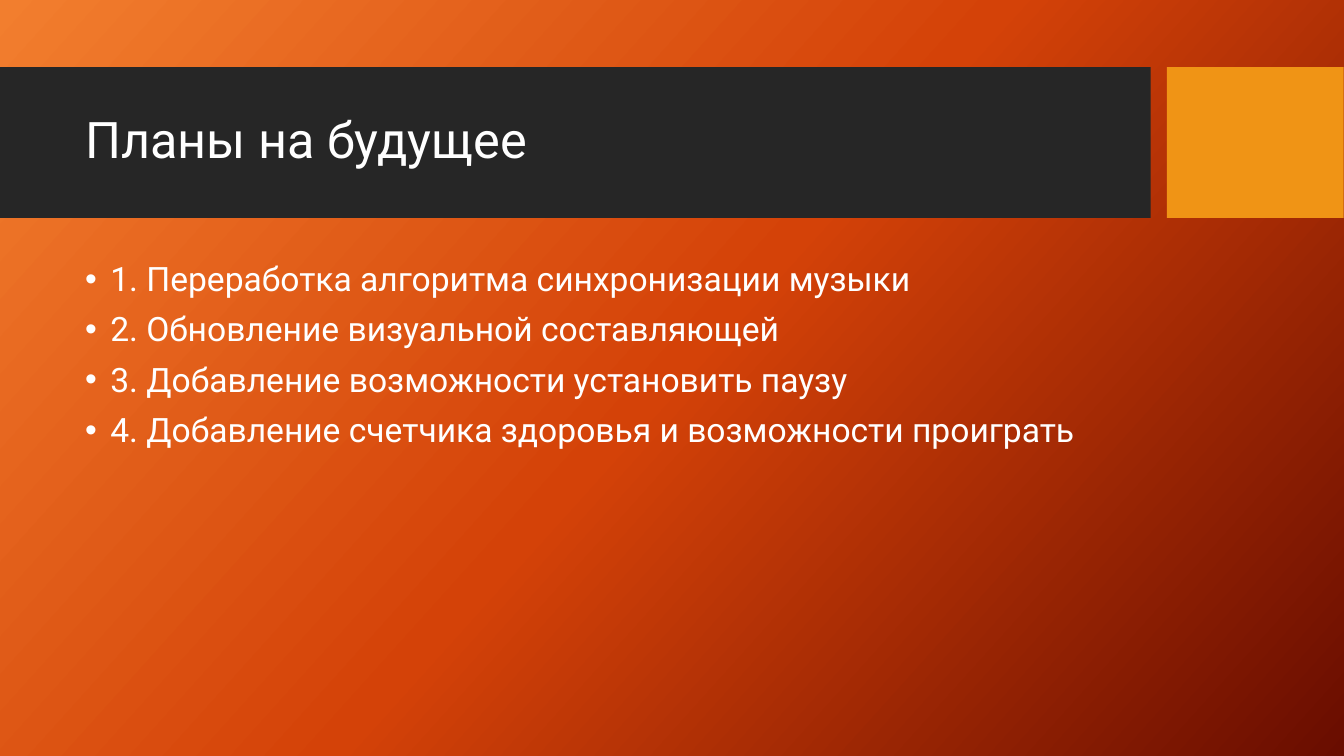
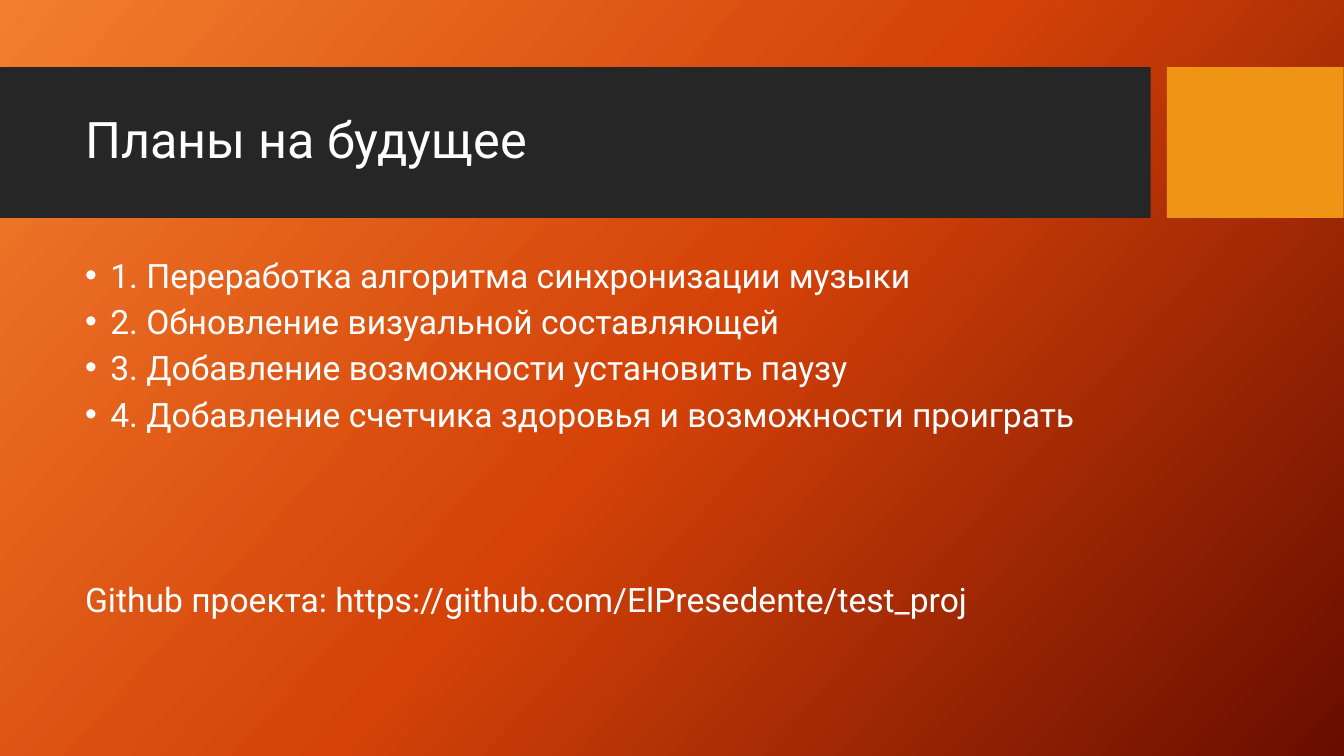
Before and after one commit to ElPresedente/test_proj, a slide deck: slide 7 of Docs/Презентация.pptx. Drawn at 1344x756 pixels with LibreOffice and Linux fonts; fonts in the diff are those of the drawing; background and template pictures are left out. Boxes give left, top, right and bottom in pixels: in the first picture for what was removed or moved away, otherwise in the second. Text is boxed around its words. In the diff, an @@ line names an element or a change of style, - is before the commit and + after.

```diff
--- a/Docs/Презентация.pptx
+++ b/Docs/Презентация.pptx
@@ text at [110, 262, 1074, 434]: line spacing 0.9 to 0.8 @@
@@ text at [85, 581, 967, 620]: paragraph added @@
+Github проекта: https://github.com/ElPresedente/test_proj
```
